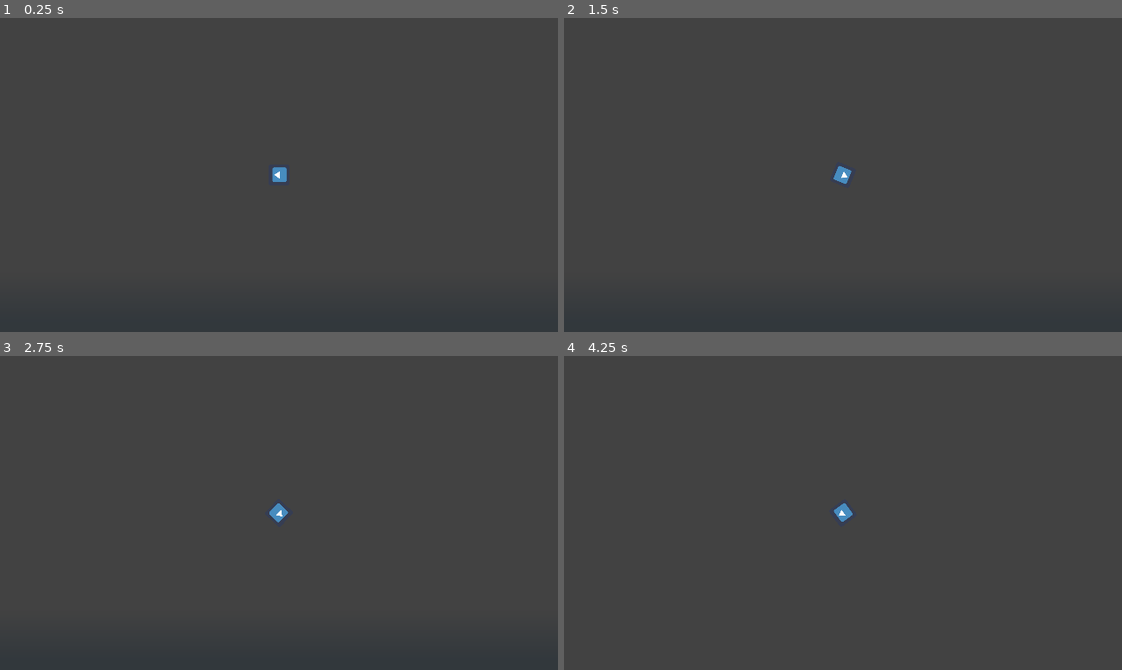
Above: before the commit, frames 1-4 (two rows, left to right).
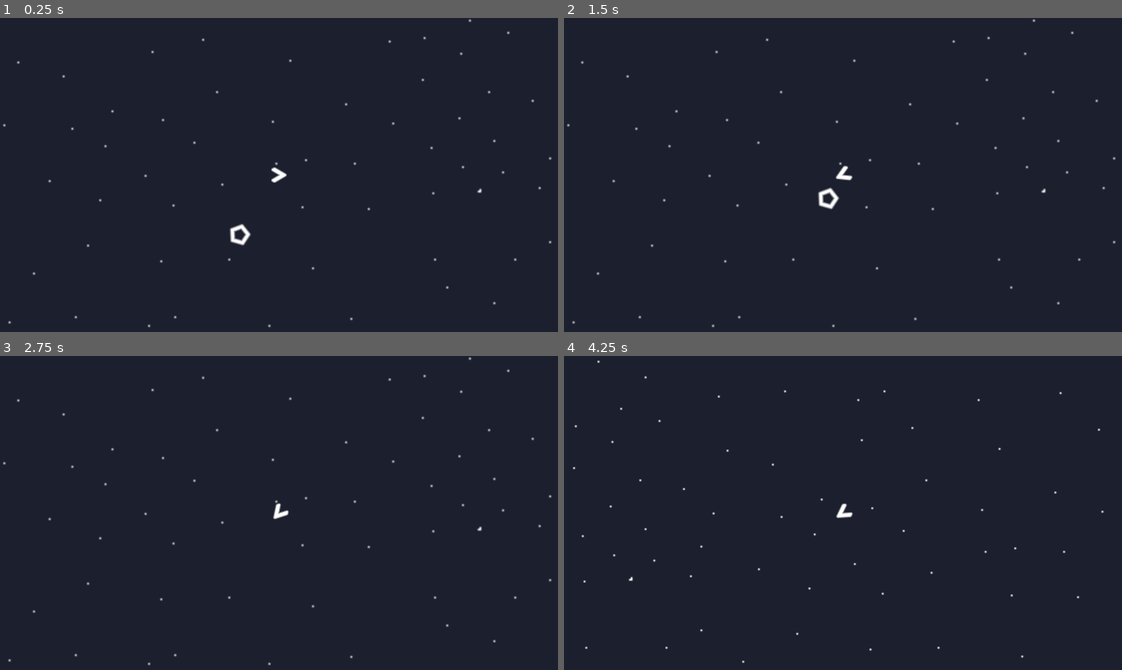
Above: after the commit, the same moments.

Repository: pattlebass/Space-jam
Game: Godot game, scene res://game.tscn
The game is run twice, just before and just after one commit, with the same random seed, the same clock (stepped at 60 frames per second) and the same inputs. The engine's default icon, where the game draws it, is replaced by a stand-in: a white triangle on a blue panel in a dark square.
Inputs:
- Up to frame 1 (0.25 s): no input
- Up to frame 2 (1.5 s): hold D (right) 0.53-1.28 s; hold A (left) from 1.28 s (still down)
- Up to frame 3 (2.75 s): release A (left) at 2.03 s; hold D (right) from 2.03 s (still down)
- Up to frame 4 (4.25 s): release D (right) at 2.78 s; hold W (up) 2.78-3.53 s; hold A (left) from 3.53 s (still down)

The runs differ from the first frame. In frame 1, 100% of the frame differs, in the area x 0-100%, y 0-100%; in frame 2, 100%; in frame 3, 100%; in frame 4, 100%.

Commit message:
Add files

Diff:
--- /dev/null
+++ b/Space jam/assets/enemies/enemy1.gd
@@ -0,0 +1,16 @@
+extends KinematicBody2D
+
+onready var player = get_parent().get_node("player")
+var speed = 20
+var damage = 1
+
+func _physics_process(_delta):
+	look_at(player.position)
+	move_and_slide(Vector2(1, 0).rotated(rotation) * speed)
+
+func _on_Area2D_body_entered(body):
+	if body == self:
+		return
+	elif body == player:
+		body.hp -= damage
+	queue_free()
--- /dev/null
+++ b/Space jam/assets/enemies/enemy1.tscn
@@ -0,0 +1,20 @@
+[gd_scene load_steps=3 format=2]
+
+[ext_resource path="res://assets/enemies/enemy1.gd" type="Script" id=1]
+[ext_resource path="res://assets/enemies/1.png" type="Texture" id=2]
+
+[node name="enemy1" type="KinematicBody2D"]
+script = ExtResource( 1 )
+
+[node name="Sprite" type="Sprite" parent="."]
+scale = Vector2( 0.1, 0.1 )
+texture = ExtResource( 2 )
+
+[node name="CollisionPolygon2D" type="CollisionPolygon2D" parent="."]
+polygon = PoolVector2Array( -0.198826, -6.24346, -6.20215, -1.82343, -3.95915, 5.56529, 3.69344, 5.56529, 6.20033, -1.8894 )
+
+[node name="Area2D" type="Area2D" parent="."]
+
+[node name="CollisionPolygon2D2" type="CollisionPolygon2D" parent="Area2D"]
+polygon = PoolVector2Array( -0.198826, -6.24346, -6.20215, -1.82343, -3.95915, 5.56529, 3.69344, 5.56529, 6.20033, -1.8894 )
+[connection signal="body_entered" from="Area2D" to="." method="_on_Area2D_body_entered"]
--- a/Space jam/game.tscn
+++ b/Space jam/game.tscn
@@ -1,35 +1,36 @@
-[gd_scene load_steps=5 format=2]
+[gd_scene load_steps=6 format=2]
 
-[ext_resource path="res://icon.png" type="Texture" id=1]
+[ext_resource path="res://assets/bg.png" type="Texture" id=1]
 [ext_resource path="res://player.gd" type="Script" id=2]
+[ext_resource path="res://assets/player/player.png" type="Texture" id=3]
+[ext_resource path="res://assets/enemies/enemy1.tscn" type="PackedScene" id=4]
 
-[sub_resource type="PhysicsMaterial" id=2]
-bounce = 50.0
-
-[sub_resource type="RectangleShape2D" id=1]
+[sub_resource type="RectangleShape2D" id=2]
 extents = Vector2( 5, 5 )
 
 [node name="game" type="Node2D"]
 
 [node name="Sprite" type="Sprite" parent="."]
-modulate = Color( 0.207843, 0.203922, 0.203922, 0.439216 )
 position = Vector2( 150, 80 )
-scale = Vector2( 30, 30 )
 texture = ExtResource( 1 )
+region_enabled = true
+region_rect = Rect2( 0, 0, 5000, 5000 )
 
 [node name="player" type="RigidBody2D" parent="."]
 position = Vector2( 140, 70 )
-physics_material_override = SubResource( 2 )
 gravity_scale = 0.0
+linear_damp = 1.0
+angular_damp = 2.0
 script = ExtResource( 2 )
 
 [node name="Sprite" type="Sprite" parent="player"]
-rotation = -1.5708
-scale = Vector2( 0.1875, 0.1875 )
-texture = ExtResource( 1 )
+rotation = 1.5708
+scale = Vector2( 0.08, 0.08 )
+texture = ExtResource( 3 )
 
 [node name="CollisionShape2D" type="CollisionShape2D" parent="player"]
-shape = SubResource( 1 )
+visible = false
+shape = SubResource( 2 )
 
 [node name="Camera2D" type="Camera2D" parent="player"]
 current = true
@@ -38,3 +39,6 @@
 
 [node name="Position2D" type="Position2D" parent="player"]
 position = Vector2( 10, 0 )
+
+[node name="enemy1" parent="." instance=ExtResource( 4 )]
+position = Vector2( 114.272, 108.225 )
--- a/Space jam/player.gd
+++ b/Space jam/player.gd
@@ -1,6 +1,7 @@
 extends RigidBody2D
 
-var speed = 100
+var hp = 5
+var speed = 200
 var turning_speed = 200
 var thrust = Vector2()
 var rotation_direction = 0
Binary file added: Space jam/assets/bg.png
Not shown, added: Space jam/assets/bg.png.import
Binary file added: Space jam/assets/enemies/1.png
Not shown, added: Space jam/assets/enemies/1.png.import
Binary file added: Space jam/assets/player/player.png
Not shown, added: Space jam/assets/player/player.psd
